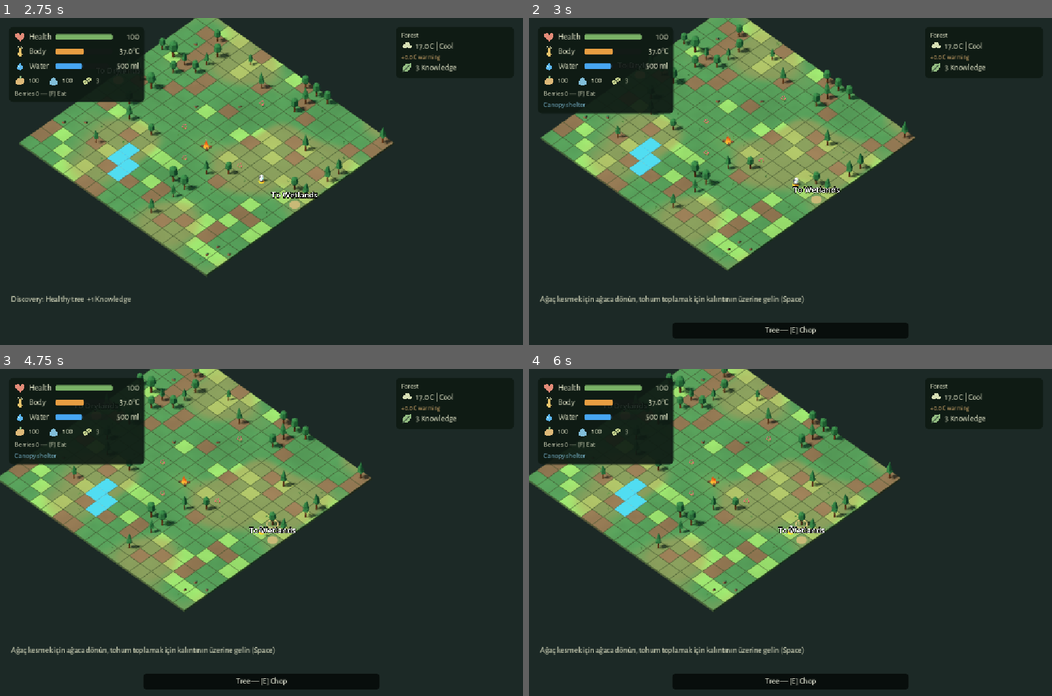
Above: before the commit, frames 1-4 (two rows, left to right).
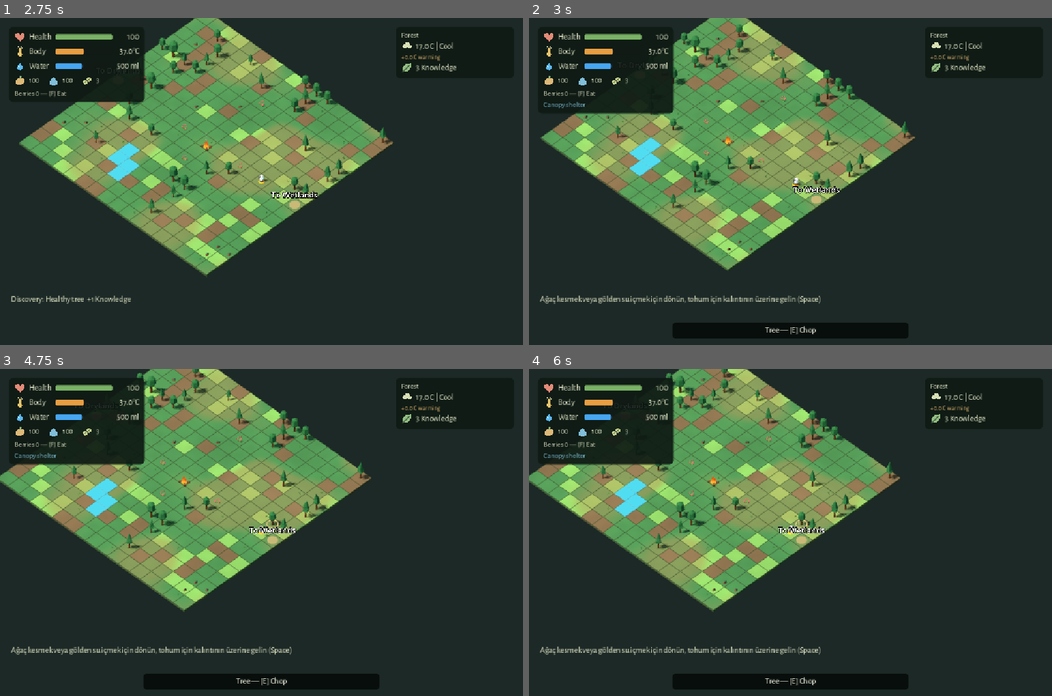
Above: after the commit, the same moments.

Repository: emir-masinovic/gameup-2026-nihilists
Game: Godot game, scene res://features/menus/main_menu.tscn
Two runs of this game, one before a commit and one after it. Both use one fixed random seed, a clock stepped at 60 frames per second and the inputs below.
Inputs (mouse positions are in pixels of both pictures, inside the frame that each line leads up to):
- Up to frame 1 (2.75 s): click "New Game" at 0.5 s; tap Enter (ui_accept) at 1.25 s; move the mouse to (376, 165) at 1.27 s; hold D (move_east) 1.28-2 s; hold F (eat) 1.28-2 s; click (376, 165) at 1.42 s; tap Space (chop_gather) at 1.52, 1.82 s; tap E (interact) at 1.55 s; drag from (156, 197) to (235, 246) at 2.02 s
- Up to frame 2 (3 s): move the mouse to (842, 109) at 2.77 s; hold D (move_east) from 2.78 s (still down); hold Space (chop_gather) from 2.78 s (still down)
- Up to frame 3 (4.75 s): tap F (eat) at 3.05 s; release D (move_east) at 3.5 s; release Space (chop_gather) at 3.5 s; drag from (235, 597) to (104, 483) at 3.52 s; move the mouse to (418, 581) at 4.27 s; hold A (move_west) from 4.28 s (still down); hold Middle mouse button (camera_orbit) from 4.28 s (still down); tap Space (chop_gather) at 4.52, 4.55 s
- Up to frame 4 (6 s): tap Space (chop_gather) at 4.82 s; tap Escape (pause) at 4.9 s; release A (move_west) at 5 s; release Middle mouse button (camera_orbit) at 5 s; drag from (633, 483) to (712, 450) at 5.02 s; click "Resume" at 5.75 s

Frame 1 is identical in both runs. In frame 2, 0.5% of the frame differs, in the area x 10-56%, y 84-88%; in frame 3, 0.5%; in frame 4, 0.5%.

Commit message:
feat(environmental-changes): support stump traversal, drinking with Space vs large bottle filling with E, and dual water HUD

Diff:
--- a/features/levels/forest/forest_interactions.gd
+++ b/features/levels/forest/forest_interactions.gd
@@ -82,6 +82,8 @@
 		_interaction_kind = "stump_removed"
 		duration = 0.8
 		return true
+	if front_cell != null and front_cell.get("tree", false) and front_cell.get("tree_state") in ["seed", "sapling"]:
+		return _begin_interact(player, front, current_cell, front_cell)
 	if front_cell != null and front_cell.get("tree", false):
 		return _begin_chop_gather(player, front, current_cell, front_cell)
 	if front_cell != null and front_cell.get("log", false):
@@ -115,7 +117,18 @@
 		duration = 0.8
 		return true
 
-	# Priority 2: Facing tree (healthy, dead, or juvenile sapling/planted tree)
+	# Priority 2: Facing water source (Lake / Puddle) -> Directly drink water (Space key)
+	# Requirement: "Gölün veya su birikintisinin yanına gidildiğinde space tuşu ile su içmeli karakter"
+	if front_cell != null and _is_water_cell(front_cell):
+		target = front
+		origin = player
+		progress = 0.0
+		action_kind = "drink_water"
+		_interaction_kind = "drink_water"
+		duration = 0.9
+		return true
+
+	# Priority 3: Facing tree (healthy, dead, or juvenile sapling/planted tree)
 	if front_cell != null and front_cell.get("tree", false):
 		var k = kind_for(front_cell)
 		if k in ["tree_cut", "sapling_removed"]:
@@ -217,7 +230,9 @@
 
 	var event = {"cell": target, "direction": target - player, "kind": action_kind}
 
-	if action_kind == "fill_water":
+	if action_kind == "drink_water":
+		event.kind = "drink_water"
+	elif action_kind == "fill_water":
 		var filled = mini(WATER_PER_FILL, MAX_WATER_ML - water_ml)
 		water_ml = mini(MAX_WATER_ML, water_ml + WATER_PER_FILL)
 		event["amount"] = filled
--- a/features/levels/forest/forest_level.gd
+++ b/features/levels/forest/forest_level.gd
@@ -299,7 +299,10 @@
 	if interactions.begin($GridPlayer.cell, $GridPlayer.facing, action_group):
 		var target_pos = grid.world_position(interactions.target)
 		var msg = ""
-		if interactions.action_kind == "fill_water":
+		if interactions.action_kind == "drink_water":
+			msg = "Gölden su içiliyor... hareket etmek iptal eder"
+			$GridPlayer.start_drinking(target_pos)
+		elif interactions.action_kind == "fill_water":
 			msg = "Şişeye su dolduruluyor... hareket etmek iptal eder"
 			$GridPlayer.start_filling_water(target_pos)
 		elif interactions.action_kind == "water_soil":
@@ -327,7 +330,7 @@
 		hud.notify(msg)
 	else:
 		if action_group == "chop_gather":
-			hud.notify("Ağaç kesmek için ağaca dönün, tohum toplamak için kalıntının üzerine gelin (Space)")
+			hud.notify("Ağaç kesmek veya gölden su içmek için dönün, tohum için kalıntının üzerine gelin (Space)")
 		else:
 			if $GridPlayer.cell.distance_to(grid.start) <= 1.5:
 				hud.show_modal("bonfire")
@@ -406,10 +409,17 @@
 		$GridPlayer.stop_filling_water()
 		$GridPlayer.stop_watering()
 		$GridPlayer.stop_gathering()
+		$GridPlayer.stop_drinking()
 	if event.is_empty() or not event.has("cell"):
 		return
 	var cell: Vector2i = event.cell
-	if event.kind == "fill_water":
+	if event.kind == "drink_water":
+		survival.drink()
+		_discover("water.freshwater", "Freshwater source found")
+		audio_cue.emit("discovery", grid.world_position(cell))
+		hud.notify("Gölden su içildi! Susuzluk giderildi (%d%%)." % roundi(survival.thirst))
+		_update_hud()
+	elif event.kind == "fill_water":
 		_discover("interaction.fill_water", "Water filled: bottle replenished from lake")
 		hud.notify("Şişeye su dolduruldu (+%d ml)! Mevcut su: %d ml" % [event.get("amount", 500), interactions.water_ml])
 		if water_splash != null:
--- a/features/levels/forest/grid_data.gd
+++ b/features/levels/forest/grid_data.gd
@@ -91,7 +91,7 @@
 	if data.get("tree", false):
 		var state = data.get("tree_state", "healthy")
 		# Stumps, seeds, and saplings are traversable so player can stand on them to collect seeds or water.
-		if state not in ["stump", "seed", "sapling"]:
+		if state in ["healthy", "dead"]:
 			return false
 	if data.get("log", false):
 		return false
--- a/features/player/VisualAstronaut.gd
+++ b/features/player/VisualAstronaut.gd
@@ -24,6 +24,9 @@
 var _water_poured: bool = false
 var is_gathering: bool = false
 var _gather_elapsed: float = 0.0
+var is_drinking: bool = false
+var _drink_target_pos: Vector3 = Vector3.ZERO
+var _drink_elapsed: float = 0.0
 signal till_impact(impact_position: Vector3)
 signal water_fill_splash(impact_position: Vector3)
 signal water_pour_splash(impact_position: Vector3)
@@ -61,6 +64,7 @@
 func _on_step(_cell: Vector2i):
 	stop_chopping()
 	stop_farming()
+	stop_drinking()
 	_step_count += 1
 	_step_elapsed = 0.0
 	_step_planted = false
@@ -325,6 +329,38 @@
 		if _arm_right:
 			_arm_right.rotation.x = lerpf(0.0, -0.85 - reach, kneel)
 			_arm_right.rotation.z = lerpf(0.0, -0.2, kneel)
+	elif is_drinking:
+		_drink_elapsed += delta
+		# Character kneels down towards water, scoops water with cupped hands up to helmet/face to drink
+		var cycle = fmod(_drink_elapsed, 0.9)
+		var kneel = minf(_drink_elapsed * 3.5, 1.0)
+		_body.position.y = lerpf(0.0, -0.16, kneel)
+		_body.rotation.x = lerpf(0.0, -0.38, kneel)
+		if _leg_left:
+			_leg_left.rotation.x = lerpf(0.0, -0.42, kneel)
+		if _leg_right:
+			_leg_right.rotation.x = lerpf(0.0, 0.38, kneel)
+		if cycle < 0.45:
+			# Reach cupped hands down into the water
+			var t = cycle / 0.45
+			var ease_down = sin(t * PI * 0.5)
+			if _arm_left:
+				_arm_left.rotation.x = lerpf(0.0, -0.85, ease_down)
+				_arm_left.rotation.z = lerpf(0.08, 0.28, ease_down)
+			if _arm_right:
+				_arm_right.rotation.x = lerpf(0.0, -0.85, ease_down)
+				_arm_right.rotation.z = lerpf(-0.08, -0.28, ease_down)
+		else:
+			# Bring cupped hands up to helmet visor to drink, head tilting slightly
+			var t = (cycle - 0.45) / 0.45
+			var ease_up = sin(t * PI * 0.5)
+			if _arm_left:
+				_arm_left.rotation.x = lerpf(-0.85, -1.55, ease_up)
+				_arm_left.rotation.z = lerpf(0.28, 0.42, ease_up)
+			if _arm_right:
+				_arm_right.rotation.x = lerpf(-0.85, -1.55, ease_up)
+				_arm_right.rotation.z = lerpf(-0.28, -0.42, ease_up)
+			_body.rotation.x = lerpf(-0.38, -0.18, ease_up)
 	else:
 		# Return limbs smoothly to relaxed stance
 		var blend = delta * 12.0
@@ -466,8 +502,29 @@
 	_gather_elapsed = 0.0
 
 
+func start_drinking(target_world_pos: Vector3):
+	stop_farming()
+	stop_chopping()
+	is_drinking = true
+	_drink_target_pos = target_world_pos
+	_drink_elapsed = 0.0
+	_cache_nodes()
+	if _bottle != null: _bottle.visible = false
+	if _axe != null: _axe.visible = false
+	if _hoe != null: _hoe.visible = false
+	var dir_to_water = target_world_pos - global_position
+	if dir_to_water.length_squared() > 0.001:
+		_target_yaw = atan2(-dir_to_water.x, -dir_to_water.z)
+		if _body != null:
+			_body.rotation.y = _target_yaw
+
+func stop_drinking():
+	is_drinking = false
+	_drink_elapsed = 0.0
+
 func stop_farming():
 	stop_tilling()
 	stop_filling_water()
 	stop_watering()
 	stop_gathering()
+	stop_drinking()
--- a/features/player/VisualAstronaut.tscn
+++ b/features/player/VisualAstronaut.tscn
@@ -304,7 +304,7 @@
 mesh = SubResource("HoeBladeMesh")
 
 [node name="Bottle" type="Node3D" parent="ArmRight"]
-transform = Transform3D(1, 0, 0, 0, 1, 0, 0, 0, 1, 0, -0.25, 0)
+transform = Transform3D(2.4, 0, 0, 0, 2.4, 0, 0, 0, 2.4, 0.04, -0.25, -0.1)
 visible = false
 
 [node name="BottleBody" type="MeshInstance3D" parent="ArmRight/Bottle"]
--- a/features/player/grid_player.gd
+++ b/features/player/grid_player.gd
@@ -26,6 +26,8 @@
 	get: return $Body.is_watering if has_node("Body") else false
 var is_gathering: bool:
 	get: return $Body.is_gathering if has_node("Body") else false
+var is_drinking: bool:
+	get: return $Body.is_drinking if has_node("Body") else false
 
 func _ready():
 	if has_node("Body"):
@@ -74,6 +76,14 @@
 func stop_gathering():
 	if has_node("Body") and $Body.has_method("stop_gathering"):
 		$Body.stop_gathering()
+
+func start_drinking(target_world_pos: Vector3):
+	if has_node("Body") and $Body.has_method("start_drinking"):
+		$Body.start_drinking(target_world_pos)
+
+func stop_drinking():
+	if has_node("Body") and $Body.has_method("stop_drinking"):
+		$Body.stop_drinking()
 
 func _update_animation(delta: float):
 	if has_node("Body") and $Body.has_method("_update_animation"):
--- /dev/null
+++ b/tests/drink_and_stump_test.gd
@@ -0,0 +1,110 @@
+extends SceneTree
+
+var checks = 0
+var failures = 0
+
+func check(value: bool, message: String):
+	checks += 1
+	if not value:
+		failures += 1
+		push_error("FAIL: " + message)
+
+func _initialize():
+	call_deferred("run")
+
+func run():
+	var LevelScene = load("res://features/levels/forest/forest_level.tscn")
+	var level = LevelScene.instantiate()
+	root.add_child(level)
+
+	var grid = level.grid
+	var player = level.get_node("GridPlayer")
+	var interactions = level.interactions
+	var survival = level.survival
+
+	# -------------------------------------------------------------
+	# Test 1: Stump Traversal and Seed Gathering with Space
+	# -------------------------------------------------------------
+	var tree_cell = Vector2i(8, 9)
+	var stand_cell = Vector2i(8, 8)
+	grid.cells[tree_cell.y * grid.SIZE + tree_cell.x].tree = true
+	grid.cells[tree_cell.y * grid.SIZE + tree_cell.x].tree_state = "healthy"
+	grid.cells[tree_cell.y * grid.SIZE + tree_cell.x].log = false
+	grid.cells[tree_cell.y * grid.SIZE + tree_cell.x].water = false
+	grid.cells[tree_cell.y * grid.SIZE + tree_cell.x].terrain = "grass"
+
+	player.cell = stand_cell
+	player.facing = Vector2i.DOWN
+	check(not grid.traversable(tree_cell), "Healthy tree blocks traversal")
+
+	# Cut tree with Space
+	var ok = level._try_interact("chop_gather")
+	check(interactions.action_kind == "tree_cut", "Begins tree_cut on Space")
+	var cut_evt = interactions.tick(2.0, stand_cell)
+	check(cut_evt.kind == "tree_cut", "tree_cut finished")
+	level._finish_interaction(cut_evt)
+
+	check(grid.cells[tree_cell.y * grid.SIZE + tree_cell.x].tree_state == "stump", "Tree becomes stump")
+	check(grid.traversable(tree_cell), "Ağaç kalıntısının olduğu hücreye gidilebilmeli (Stump is traversable)")
+
+	# Player steps onto stump cell
+	var moved = player.try_move(Vector2i.DOWN)
+	check(moved, "Player can walk onto the cut tree remains cell")
+	check(player.cell == tree_cell, "Player cell is now the stump cell")
+
+	# Collect seeds from stump with Space while standing on it
+	var prev_seeds = interactions.seeds
+	ok = level._try_interact("chop_gather")
+	check(interactions.action_kind == "collect_seeds", "Standing on stump triggers collect_seeds on Space")
+	var gather_evt = interactions.tick(1.0, tree_cell)
+	check(gather_evt.kind == "collect_seeds", "collect_seeds finished")
+	level._finish_interaction(gather_evt)
+
+	check(interactions.seeds == prev_seeds + 3, "Seeds increased by 3 after collecting")
+	check(not level.trees.has(tree_cell), "Tree remains visually removed after seed collection")
+	check(grid.cells[tree_cell.y * grid.SIZE + tree_cell.x].tree_state == "removed", "Tree state marked removed")
+
+	# -------------------------------------------------------------
+	# Test 2: Lake / Puddle: Space drinks water, E fills water bottle
+	# -------------------------------------------------------------
+	var water_cell = Vector2i(8, 10)
+	grid.cells[water_cell.y * grid.SIZE + water_cell.x].water = true
+	grid.cells[water_cell.y * grid.SIZE + water_cell.x].water_depth = 1.0
+	grid.cells[water_cell.y * grid.SIZE + water_cell.x].water_level = 1.0
+	grid.cells[water_cell.y * grid.SIZE + water_cell.x].terrain = "water"
+	grid.cells[water_cell.y * grid.SIZE + water_cell.x].tree = false
+
+	# Player is at (8, 9), facing DOWN toward water at (8, 10)
+	player.facing = Vector2i.DOWN
+	survival.thirst = 30.0 # Make player thirsty
+	interactions.water_ml = 200 # Bottle has low water
+	if level.planting != null:
+		level.planting.water_ml = 200
+
+	# Press SPACE (chop_gather) -> DRINKS WATER
+	ok = level._try_interact("chop_gather")
+	check(interactions.action_kind == "drink_water", "Space next to water starts drinking water")
+	check(player.is_drinking, "Player enters drinking animation state")
+	var drink_evt = interactions.tick(1.5, player.cell)
+	check(drink_evt.kind == "drink_water", "Drinking water event generated")
+	level._finish_interaction(drink_evt)
+
+	check(not player.is_drinking, "Drinking animation finishes")
+	check(survival.thirst == 75.0, "Player thirst replenished by 45 (30 -> 75)")
+	check(interactions.water_ml == 200, "Bottle water remains untouched when drinking directly with Space")
+
+	# Press E (interact) -> FILLS BOTTLE
+	ok = level._try_interact("interact")
+	check(interactions.action_kind == "fill_water", "E next to water starts filling water bottle")
+	check(player.is_filling_water, "Player enters filling water animation state")
+	var fill_evt = interactions.tick(3.0, player.cell)
+	check(fill_evt.kind == "fill_water", "Filling bottle event generated")
+	level._finish_interaction(fill_evt)
+
+	check(not player.is_filling_water, "Filling water animation finishes")
+	check(interactions.water_ml == 700, "Bottle water replenished (+500 ml -> 700 ml)")
+	check(survival.thirst == 75.0, "Player thirst remains unchanged when filling bottle with E")
+
+	print("DRINK AND STUMP TEST: ", checks, " checks, ", failures, " failures")
+	level.free()
+	quit(0 if failures == 0 else 1)
--- a/tests/eco_restoration_test.gd
+++ b/tests/eco_restoration_test.gd
@@ -59,7 +59,8 @@
 	# 4. Test seed germination and sapling growth into a full tree
 	data.water_needed = 0.0
 	data.tree_state = "sapling"
-	data.tree_health = 0.35
+	data.tree_health = 0.92
+	data.growth_age = 230.0
 
 	var initial_shade = climate.shade_at(target)
 	check(initial_shade > 0.0, "Sapling provides initial partial shade")
--- a/tests/gameplay_test.gd
+++ b/tests/gameplay_test.gd
@@ -39,7 +39,7 @@
 	var event = world.interactions.tick(1.0, player.cell)
 	check(event.direction == Vector2i.RIGHT and event.cell == tree_cell, "Fall direction away from player")
 	world._finish_interaction(event)
-	check(not world.grid.traversable(tree_cell), "Stump keeps original cell blocked")
+	check(world.grid.traversable(tree_cell), "Stump is traversable for seed collection")
 	check(world.grid.cells[tree_cell.y * world.grid.SIZE + tree_cell.x].tree_state == "stump", "Cut reflected in climate data")
 	check(world.interactions.begin(player.cell, Vector2i.RIGHT), "Second action targets stump")
 	event = world.interactions.tick(2.0, player.cell)
--- a/tests/seed_system_test.gd
+++ b/tests/seed_system_test.gd
@@ -79,9 +79,13 @@
 	world.set_process(false)
 
 	var seeds_node = world.hud.get_node_or_null("PlayerStatus/Rows/Seeds")
+	if seeds_node == null:
+		seeds_node = world.hud.get_node_or_null("PlayerStatus/Rows/Supplies/Seeds")
 	check(seeds_node != null, "HUD contains Seeds indicator in PlayerStatus")
 
 	var seeds_val = world.hud.get_node_or_null("PlayerStatus/Rows/Seeds/Value")
+	if seeds_val == null:
+		seeds_val = world.hud.get_node_or_null("PlayerStatus/Rows/Supplies/Seeds")
 	check(seeds_val != null and seeds_val.text == "3", "HUD seeds value starts at 3")
 
 	# Set a tree directly next to player and run world interaction to verify HUD updates
@@ -107,6 +111,8 @@
 
 	# Exhaust seeds in world and simulate pressing interact on tilled ground where player stands
 	world.interactions.seeds = 0
+	if world.planting != null:
+		world.planting.seed_count = 0
 	var empty_tilled = test_pos + Vector2i.UP
 	world.grid.cells[empty_tilled.y * world.grid.SIZE + empty_tilled.x].tree = false
 	world.grid.cells[empty_tilled.y * world.grid.SIZE + empty_tilled.x].moisture = 0.8
